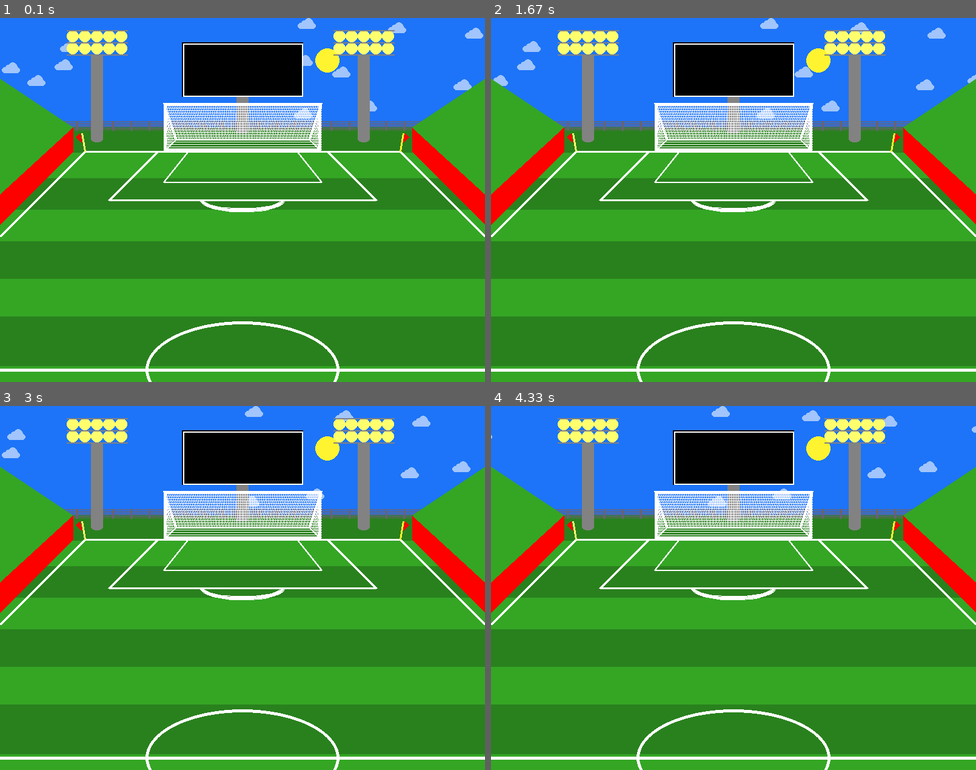
Above: before the commit, frames 1-4 (two rows, left to right).
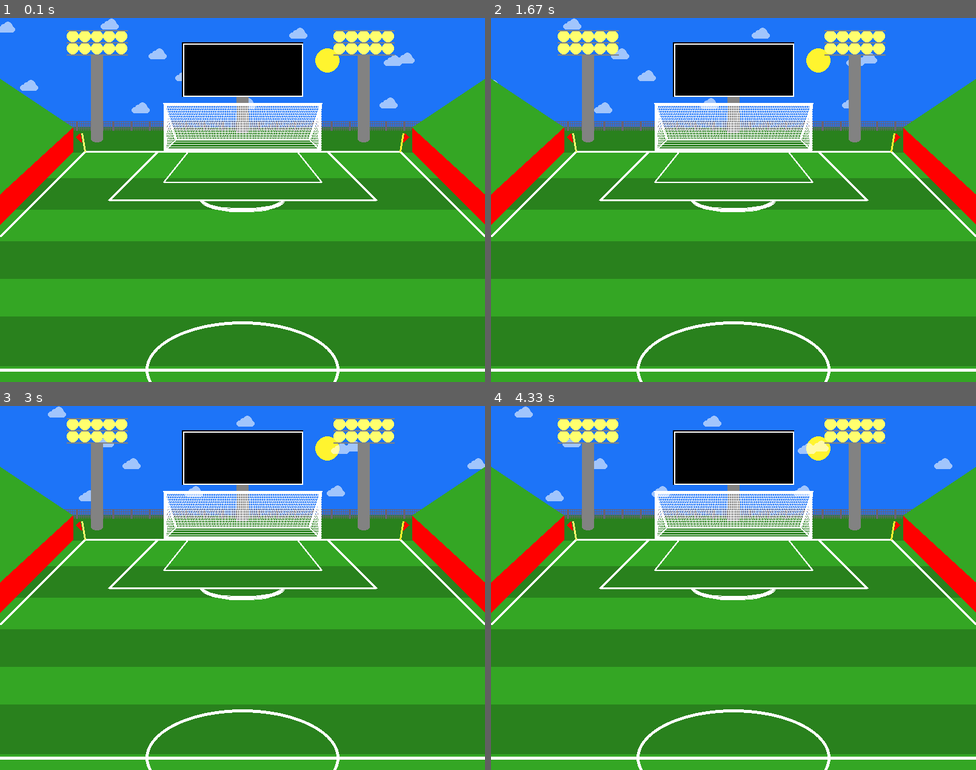
Above: after the commit, the same moments.

Repository: johoule/stuff
Game: pygame game, started from Intro to Pygame Graphics/major league soccer animation/graphics_v4.py
Same seed, same stepped clock (60 frames per second), same inputs: the game is played once before the commit and once after it.
Inputs:
- Up to frame 1 (0.1 s): no input
- Up to frame 2 (1.67 s): tap D at 0.33, 0.67 s
- Up to frame 3 (3 s): no input
- Up to frame 4 (4.33 s): no input

The runs differ from the first frame. In frame 1, 1.5% of the frame differs, in the area x 0-100%, y 0-28%; in frame 2, 1.3%; in frame 3, 1.2%; in frame 4, 1.1%.

Commit message:
Add files via upload
new modification to funciton draw_pole

Diff:
--- a/Intro to Pygame Graphics/major league soccer animation/graphics_v4.py
+++ b/Intro to Pygame Graphics/major league soccer animation/graphics_v4.py
@@ -46,22 +46,29 @@
 SEE_THROUGH.set_alpha(150)
 SEE_THROUGH.fill((124, 118, 135))
 
-#simplier function that uses loops to draw clouds
 def draw_cloud(x, y):
-    ellipses = [[x, y + 8, 10, 10], [x + 6, y + 4, 8, 8], [x + 10, y, 16, 16], [x + 20, y + 8, 10, 10]]
-    for ellipse in ellipses:
-        pygame.draw.ellipse(SEE_THROUGH, cloud_color, ellipse)
+    pygame.draw.ellipse(SEE_THROUGH, cloud_color, [x, y + 8, 10, 10])
+    pygame.draw.ellipse(SEE_THROUGH, cloud_color, [x + 6, y + 4, 8, 8])
+    pygame.draw.ellipse(SEE_THROUGH, cloud_color, [x + 10, y, 16, 16])
+    pygame.draw.ellipse(SEE_THROUGH, cloud_color, [x + 20, y + 8, 10, 10])
     pygame.draw.rect(SEE_THROUGH, cloud_color, [x + 6, y + 8, 18, 10])
-
 
 # Config
 lights_on = True
 day = True
 
-#simplied the star and cloud loops
-stars = [[random.randrange(0, 800), random.randrange(0, 200), random.randrange(1, 2), random.randrange(1, 2)] for n in range(200)]
-clouds = [[random.randrange(-100, 1600), random.randrange(0, 150)] for i in range(20)]
-
+stars = []
+for n in range(200):
+    x = random.randrange(0, 800)
+    y = random.randrange(0, 200)
+    r = random.randrange(1, 2)
+    stars.append([x, y, r, r])
+
+clouds = []
+for i in range(20):
+    x = random.randrange(-100, 1600)
+    y = random.randrange(0, 150)
+    clouds.append([x, y])
 
 # Game loop
 done = False
